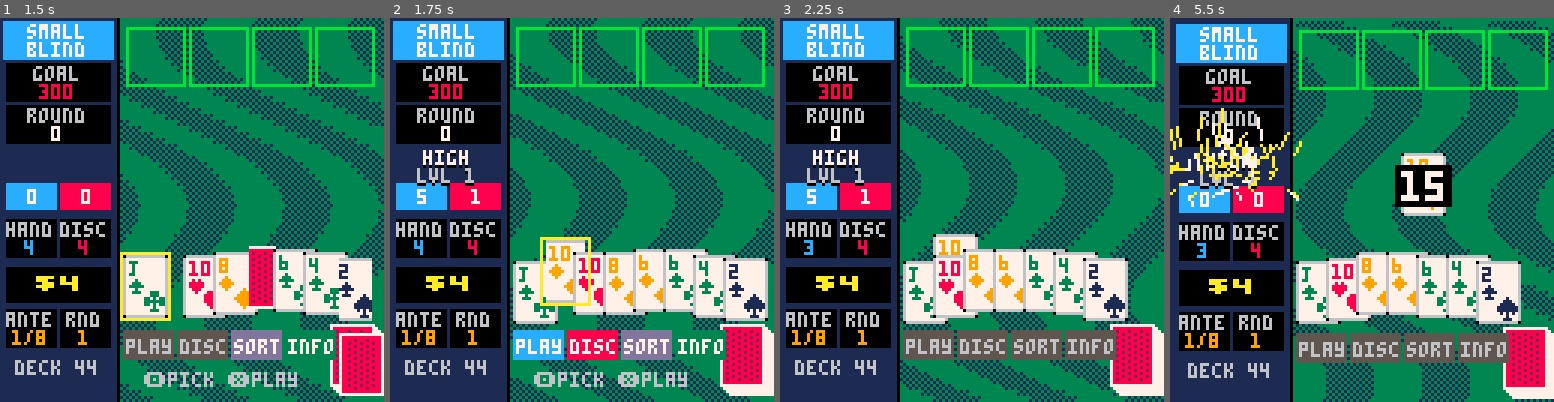
Above: before the commit, frames 1-4 (left to right).
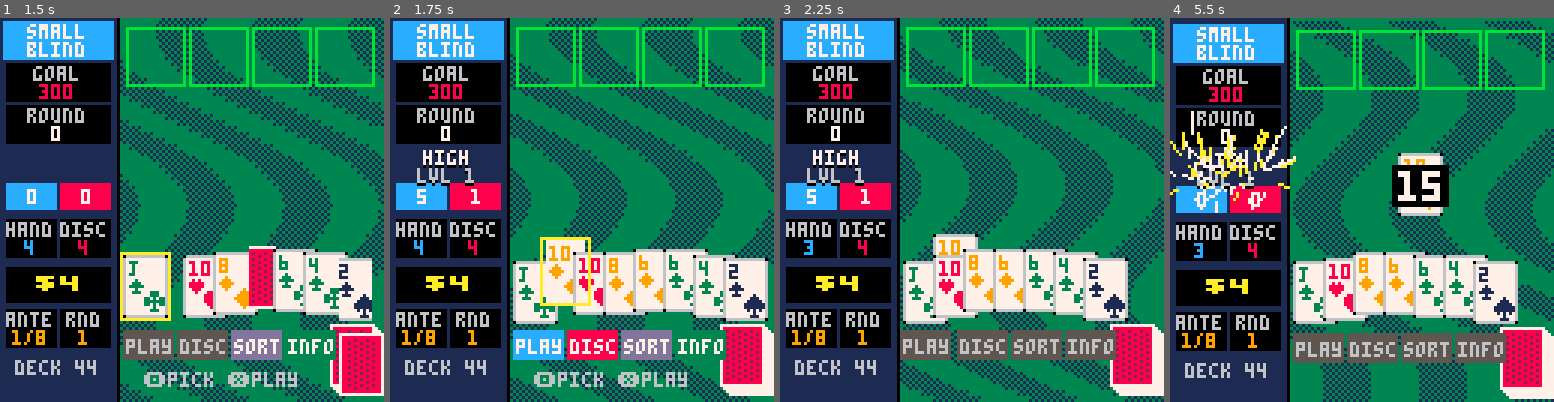
Above: after the commit, the same moments.

Repository: drachis/carts
Game: PICO-8 cartridge proj/bal8tro/bal8tro.p8
Two runs of this game, one before a commit and one after it. Both use one fixed random seed, a clock stepped at 60 frames per second and the inputs below.
Inputs:
- Up to frame 1 (1.5 s): tap X (X key) at 0.33, 1.07 s; tap O (Z key) at 0.7 s
- Up to frame 2 (1.75 s): hold Right from 1.6 s (still down); tap O (Z key) at 1.7 s
- Up to frame 3 (2.25 s): tap X (X key) at 1.85 s; release Right at 2.1 s; tap O (Z key) at 2.1 s; hold Up from 2.15 s (still down)
- Up to frame 4 (5.5 s): release Up at 2.42 s; hold Right 2.47-3.03 s; tap O (Z key) every 0.4 s from 2.5 to 5.3 s; tap X (X key) at 2.97, 4.08, 5.2 s; hold Left 3.08-3.58 s; hold Down 3.63-3.97 s; hold Right 4.02-4.68 s; hold Up 4.73-5.03 s; hold Left from 5.08 s (still down)

Frame 1 is identical in both runs. In frame 2, 0.1% of the frame differs, in the area x 40-51%, y 57-75%; in frame 3, 0.4%; in frame 4, 19%, in the area x 0-100%, y 0-100%.

Commit message:
bal8tro: card and joker juice is Balatro's pulse, from its source: kick now starts a 24-frame swell that grows first, swings three times and fades cubically (cards drawn bigger or smaller by it), with a sideways sway for its tilt; scoring pulses now land within 7 frames of Balatro's; 7422 tokens
Co-Authored-By: Claude Opus 5.5 <noreply@anthropic.com>

Diff:
--- a/proj/bal8tro/data.lua
+++ b/proj/bal8tro/data.lua
@@ -48,6 +48,7 @@
 play_delay=28
 play_stagger=8
 lift_wait=38
+juice_frames=24
 deal_frames=7
 deck_x=113
 deck_y=105
--- a/proj/bal8tro/draw.lua
+++ b/proj/bal8tro/draw.lua
@@ -58,8 +58,9 @@
   clip()
   return
  end
- rectfill(x,y,x+14,y+20,7)
- rect(x,y,x+14,y+20,6)
+ local swell=flr(card.swell+.5)
+ rectfill(x-swell,y-swell,x+14+swell,y+20+swell,7)
+ rect(x-swell,y-swell,x+14+swell,y+20+swell,6)
  pset(x,y,0) pset(x+14,y,0) pset(x,y+20,0) pset(x+14,y+20,0)
  local colour=suit_colors[card.suit]
  print(rank_names[card.rank-1],x+2,y+2,colour)
@@ -82,8 +83,9 @@
 function draw_mini_joker(joker,x,y,focused)
  if is_active(joker) then y-=3 end
  x,y=glide(joker,x,y)
- rectfill(x,y,x+19,y+19,7)
- rect(x,y,x+19,y+19,focused and 10 or 13)
+ local swell=flr(joker.swell+.5)
+ rectfill(x-swell,y-swell,x+19+swell,y+19+swell,7)
+ rect(x-swell,y-swell,x+19+swell,y+19+swell,focused and 10 or 13)
  local effect=joker.xmult and "x"..joker.xmult or "+"..(joker.chips or joker.mult)*joker_scale(joker,nil,jokers)
  spr(joker.sprite,x+6,y+2)
  print_centre(effect,y+12,joker.chips and 12 or 8,x+10)
--- a/proj/bal8tro/effects.lua
+++ b/proj/bal8tro/effects.lua
@@ -14,7 +14,7 @@
 end
 
 function kick(thing,amount)
- thing.kick=max(thing.kick or 0,amount)
+ thing.kick,thing.juice=amount,0
 end
 
 function turn_over(card)
@@ -34,9 +34,13 @@
 end
 
 function jiggle(thing)
- local amount=thing.kick or 0
- thing.kick=amount>.3 and amount*.8 or 0
- return rnd(amount)-amount/2,-amount/2
+ local age=thing.juice or juice_frames
+ thing.swell=0
+ if age>=juice_frames then return 0,0 end
+ thing.juice+=1
+ local left=1-age/juice_frames
+ thing.swell=-thing.kick*sin(age*.135)*left*left*left
+ return thing.kick*sin(age*.108)*left*left/2,0
 end
 
 function flame_band(left,right,base,height)
--- a/proj/bal8tro/tests/motion.lua
+++ b/proj/bal8tro/tests/motion.lua
@@ -5,7 +5,7 @@
 -- compare_motion.py can set the two games side by side:
 --   card <seconds> <id> <area> <x> <y> <scale> <rotation>
 -- x and y in card widths (15) and heights (21) from the hand's top left
--- (41,78); a kick stands in for Balatro's scale pulse. Run it by name:
+-- (41,78); a card's swell (in card heights) stands in for Balatro's scale. Run it by name:
 --   py run_tests.py tests/motion.p8
 
 local held,n,ids,next_id={},0,{},0
@@ -39,7 +39,7 @@
   next_id+=1
   ids[card]=next_id
  end
- printh("card "..(n/60).." "..ids[card].." "..area.." "..((card.x-41)/15).." "..((card.y-78)/21).." "..(1+(card.kick or 0)/10).." 0")
+ printh("card "..(n/60).." "..ids[card].." "..area.." "..((card.x-41)/15).." "..((card.y-78)/21).." "..(1+(card.swell or 0)/21).." 0")
 end
 
 local function motion_frame()
--- a/proj/bal8tro/tests/test_shop.lua
+++ b/proj/bal8tro/tests/test_shop.lua
@@ -10,12 +10,15 @@
  expect("a timer has not fired after 2 of 3 frames",fired,nil)
  update_effects()
  expect("a timer fires on its frame",fired,true)
- local thing={}
+ local thing,biggest,smallest={},0,0
  kick(thing,4)
- local _,lift=jiggle(thing)
- expect("a kick lifts by half its size",lift,-2)
- for i=1,20 do jiggle(thing) end
- expect("a kick settles",thing.kick,0)
+ for i=1,juice_frames do
+  jiggle(thing)
+  biggest,smallest=max(biggest,thing.swell),min(smallest,thing.swell)
+ end
+ expect("a kick swells past 2px and shrinks back past -1px, like Balatro's juice",biggest>2 and smallest<-1,true)
+ jiggle(thing)
+ expect("a kick settles after juice_frames",thing.swell,0)
  hitstop(5)
  hitstop(2)
  expect("a shorter hitstop does not cut a longer one",freeze,5)
Not shown, changed: proj/bal8tro/DESIGN.md
Not shown, changed: proj/bal8tro/notes/data.md
Not shown, changed: proj/bal8tro/notes/draw.md
Not shown, changed: proj/bal8tro/notes/effects.md
